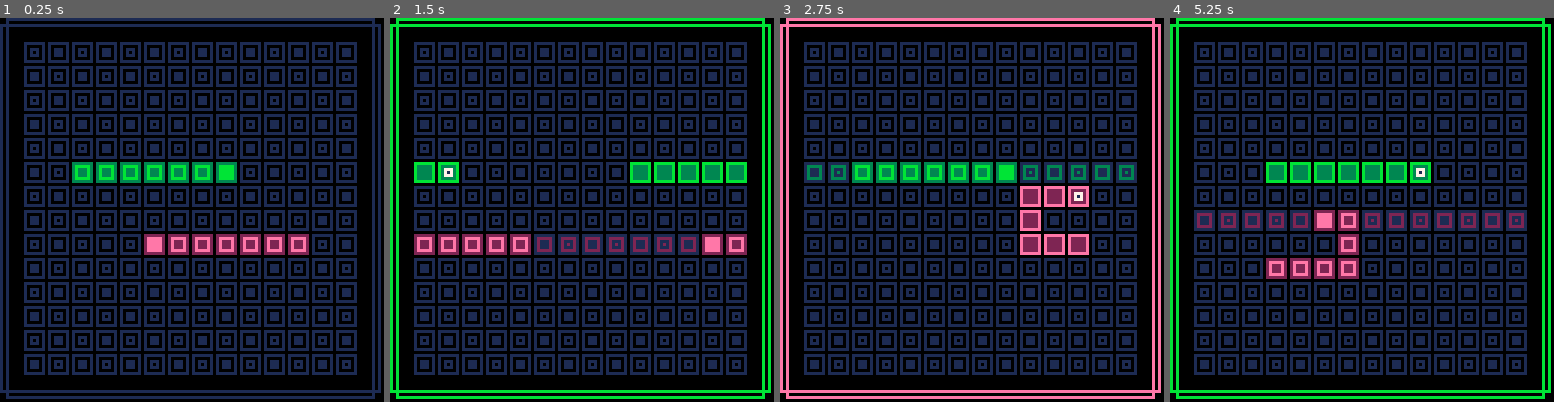
Above: before the commit, frames 1-4 (left to right).
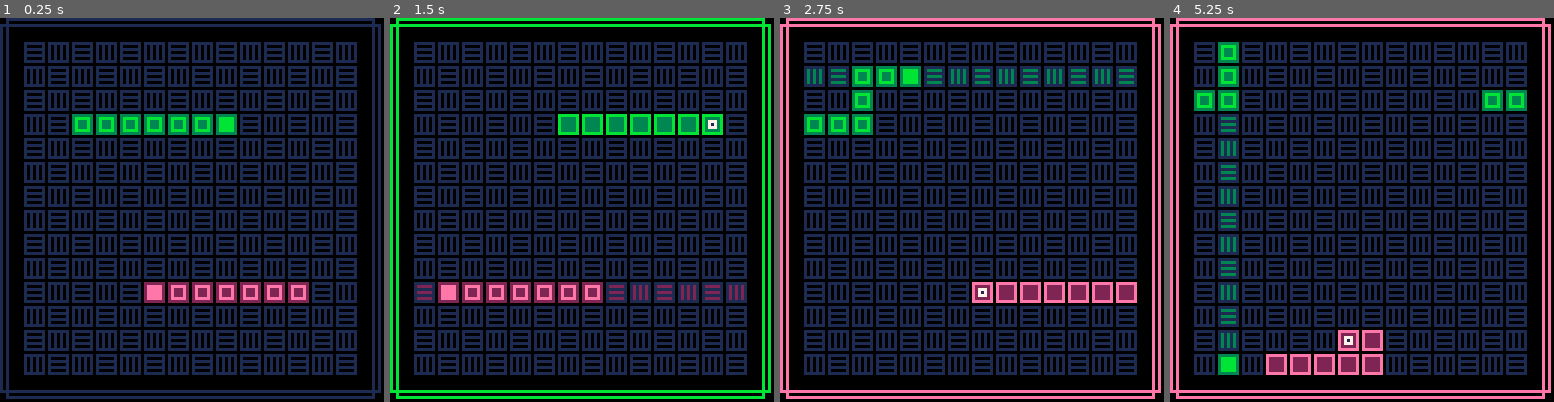
Above: after the commit, the same moments.

Repository: alxgnon/pico-8
Game: PICO-8 cartridge duoboros.p8
Two runs of this game, one before a commit and one after it. Both use one fixed random seed, a clock stepped at 60 frames per second and the inputs below.
Inputs:
- Up to frame 1 (0.25 s): no input
- Up to frame 2 (1.5 s): tap X (X key) at 0.33, 1.07 s; tap O (Z key) at 0.7 s
- Up to frame 3 (2.75 s): hold Right 1.6-2.1 s; tap O (Z key) at 1.7, 2.1, 2.5 s; tap X (X key) at 1.85 s; hold Up 2.15-2.42 s; hold Right from 2.47 s (still down)
- Up to frame 4 (5.25 s): tap O (Z key) every 0.4 s from 2.9 to 4.9 s; tap X (X key) at 2.97, 4.08, 5.2 s; release Right at 3.03 s; hold Left 3.08-3.58 s; hold Down 3.63-3.97 s; hold Right 4.02-4.68 s; hold Up 4.73-5.03 s; hold Left from 5.08 s (still down)

The runs differ from the first frame. In frame 1, 15% of the frame differs, in the area x 7-93%, y 7-93%; in frame 2, 16%; in frame 3, 16%; in frame 4, 23%, in the area x 0-100%, y 0-100%.

Commit message:
playable duoboros

Diff:
--- a/duoboros.p8
+++ b/duoboros.p8
@@ -37,10 +37,9 @@
 	, ruler = draw_ruler
 
 	, collide = collide_snake
-	, headheadcols = {}
-	, headtailcols = {}
-	, tailheadcols = {}
-	, tailtailcols = {}
+	, headheadcol = nil
+	, headtailcol = nil
+	, tailheadcol = nil
 	}
 
 	for i=6,1,-1 do
@@ -54,7 +53,11 @@
 function move_snake(a)
 	a.dx,a.dy=a.ddx,a.ddy
 	add(a.tail,{x=a.x,y=a.y})
-	del(a.tail,a.tail[1])
+	if not a.omnomnom then
+		del(a.tail,a.tail[1])
+	else
+		a.omnomnom = false
+	end
 	a.x = (a.x+a.dx)%14
 	a.y = (a.y+a.dy)%14
 end
@@ -80,27 +83,20 @@
 	for b in all(a.tail) do
 		-- tail head
 		if collides(b, other) then
-			add(a.tailheadcols, b)
+			a.tailheadcol = other
 			goto next
 		end
-		-- tail tail
-		for c in all(other.tail) do
-			if collides(b, c) then
-				add(a.tailtailcols, b)
-				goto next
-			end
-		end
 		::next::
 	end
 	-- head head
 	if collides(a, other) then
-		add(a.headheadcols, a)
+		a.headheadcol = other
 		return
 	end
 	-- head tail
 	for c in all(other.tail) do
 		if collides(a, c) then
-			add(a.headtailcols, a)
+			a.headtailcol = c
 			return
 		end
 	end
@@ -116,22 +112,6 @@
 	for b in all(a.tail) do
 		spr(frame+1,
 		flr(b.x+1)*8,flr(b.y+1)*8)
-	end
-end
-
-function draw_fuse(a)
-	local frame = a.frame
-	for b in all(a.tailheadcols) do
-		spr(a.frame+5,flr(b.x+1)*8,flr(b.y+1)*8)
-	end
-	for b in all(a.tailtailcols) do
-		spr(a.frame+5,flr(b.x+1)*8,flr(b.y+1)*8)
-	end
-	for b in all(a.headheadcols) do
-		spr(a.frame+4,flr(b.x+1)*8,flr(b.y+1)*8)
-	end
-	for b in all(a.headtailcols) do
-		spr(a.frame+4,flr(b.x+1)*8,flr(b.y+1)*8)
 	end
 end
 
@@ -146,17 +126,47 @@
 end
 
 function _init()
+	pal()
 	pal(4, 0)
-	rosee = snake(rose,5,8,-1)
-	verte = snake(vert,8,5,1)
+	curr=nil
+	rosee = snake(rose,5,10,-1)
+	verte = snake(vert,8,3,1)
 end
 
 function switch()
-	if btn"4" then
-		curr = rosee
-	elseif btn"5" then
-		curr = verte
-	end
+	if curr == false then
+		if (btn"5") _init()
+		return
+	end
+
+	if not btn"4" then
+		hold4 = false
+	elseif not hold4 and btn"4" then
+		hold4 = true
+		if (not curr) curr = rosee
+		curr = other(curr)
+	end
+end
+
+function react(a)
+	if a.headheadcol or a.tailheadcol then
+		gameover()
+		return
+	end
+
+	if a.headtailcol then
+		del(other(a).tail,a.headtailcol)
+		a.headtailcol = nil
+		a.omnomnom = true
+	end
+end
+
+function gameover()
+	curr = false
+	pal(11,6)
+	pal(3,5)
+	pal(14,6)
+	pal(2,5)
 end
 
 t = 0
@@ -166,7 +176,8 @@
 	if t % 5 == 0 then
 		rosee:move()
 		verte:move()
-		rosee:collide()
+		curr:collide()
+		react(curr)
 	end
 end
 
@@ -184,166 +195,182 @@
 function _draw()
 	cls()
 	draw_border()
-	if other(curr) then
-		other(curr):ruler()
-	end
+	local other = other(curr)
+	if (other) other:ruler()
 	map(0,0,0,0,128,128)
-	rosee:draw()
-	verte:draw()
-	draw_fuse(rosee)
-end
-…(139 lines of a section not shown)…
+	if other then
+		other:draw()
+		curr:draw()
+	else
+		rosee:draw()
+		verte:draw()
+		spr(005,
+		flr(rosee.x+1)*8,flr(rosee.y+1)*8)
+	end
+end
+…(147 lines of a section not shown)…
+__gff__
+0000000000000000000000000000000000000040400000000040400000000000000000000000000000000000000000000000000000000000000000000000000000000000000000000000000000000000000000000000000000000000000000000000000000000000000000000000000000000000000000000000000000000000
+0000000000000000000000000000000000000000000000000000000000000000000000000000000000000000000000000000000000000000000000000000000000000000000000000000000000000000000000000000000000000000000000000000000000000000000000000000000000000000000000000000000000000000
 __map__
 0000000000000000000000000000000000000000000000000000000000000000000000000000000000000000000000000000000000000000000000000000000000000000000000000000000000000000000000000000000000000000000000000000000000000000000000000000000000000000000000000000000000000000
-0001020102010201020102010201020000000000000000000000000000000000000000000000000000000000000000000000000000000000000000000000000000000000000000000000000000000000000000000000000000000000000000000000000000000000000000000000000000000000000000000000000000000000
-0002010201020102010201020102010000000000000000000000000000000000000000000000000000000000000000000000000000000000000000000000000000000000000000000000000000000000000000000000000000000000000000000000000000000000000000000000000000000000000000000000000000000000
-0001020102010201020102010201020000000000000000000000000000000000000000000000000000000000000000000000000000000000000000000000000000000000000000000000000000000000000000000000000000000000000000000000000000000000000000000000000000000000000000000000000000000000
-0002010201020102010201020102010000000000000000000000000000000000000000000000000000000000000000000000000000000000000000000000000000000000000000000000000000000000000000000000000000000000000000000000000000000000000000000000000000000000000000000000000000000000
-0001020102010201020102010201020000000000000000000000000000000000000000000000000000000000000000000000000000000000000000000000000000000000000000000000000000000000000000000000000000000000000000000000000000000000000000000000000000000000000000000000000000000000
-0002010201020102010201020102010000000000000000000000000000000000000000000000000000000000000000000000000000000000000000000000000000000000000000000000000000000000000000000000000000000000000000000000000000000000000000000000000000000000000000000000000000000000
-0001020102010201020102010201020000000000000000000000000000000000000000000000000000000000000000000000000000000000000000000000000000000000000000000000000000000000000000000000000000000000000000000000000000000000000000000000000000000000000000000000000000000000
-0002010201020102010201020102010000000000000000000000000000000000000000000000000000000000000000000000000000000000000000000000000000000000000000000000000000000000000000000000000000000000000000000000000000000000000000000000000000000000000000000000000000000000
-0001020102010201020102010201020000000000000000000000000000000000000000000000000000000000000000000000000000000000000000000000000000000000000000000000000000000000000000000000000000000000000000000000000000000000000000000000000000000000000000000000000000000000
-0002010201020102010201020102010000000000000000000000000000000000000000000000000000000000000000000000000000000000000000000000000000000000000000000000000000000000000000000000000000000000000000000000000000000000000000000000000000000000000000000000000000000000
-0001020102010201020102010201020000000000000000000000000000000000000000000000000000000000000000000000000000000000000000000000000000000000000000000000000000000000000000000000000000000000000000000000000000000000000000000000000000000000000000000000000000000000
-0002010201020102010201020102010000000000000000000000000000000000000000000000000000000000000000000000000000000000000000000000000000000000000000000000000000000000000000000000000000000000000000000000000000000000000000000000000000000000000000000000000000000000
-0001020102010201020102010201020000000000000000000000000000000000000000000000000000000000000000000000000000000000000000000000000000000000000000000000000000000000000000000000000000000000000000000000000000000000000000000000000000000000000000000000000000000000
-0002010201020102010201020102010000000000000000000000000000000000000000000000000000000000000000000000000000000000000000000000000000000000000000000000000000000000000000000000000000000000000000000000000000000000000000000000000000000000000000000000000000000000
+0001020102010201020102010201020000010201020113141414020102010200000000000000000000000000000000000000000000000000000000000000000000000000000000000000000000000000000000000000000000000000000000000000000000000000000000000000000000000000000000000000000000000000
+000201020102010201020102010201000002010201021a1a1a19010201020100000000000000000000000000000000000000000000000000000000000000000000000000000000000000000000000000000000000000000000000000000000000000000000000000000000000000000000000000000000000000000000000000
+0001020102010201020102010201020000010201021314141401020102010200000000000000000000000000000000000000000000000000000000000000000000000000000000000000000000000000000000000000000000000000000000000000000000000000000000000000000000000000000000000000000000000000
+00020102010201020102010201020100000201020102011a1a1a190201020100000000000000000000000000000000000000000000000000000000000000000000000000000000000000000000000000000000000000000000000000000000000000000000000000000000000000000000000000000000000000000000000000
+0001020102010201020102010201020000010201131414140201020102010200000000000000000000000000000000000000000000000000000000000000000000000000000000000000000000000000000000000000000000000000000000000000000000000000000000000000000000000000000000000000000000000000
+0002010201020102010201020102010000020102010201021a1a1a1901020100000000000000000000000000000000000000000000000000000000000000000000000000000000000000000000000000000000000000000000000000000000000000000000000000000000000000000000000000000000000000000000000000
+0001020102010201020102010201020000010213141414010201020102010200000000000000000000000000000000000000000000000000000000000000000000000000000000000000000000000000000000000000000000000000000000000000000000000000000000000000000000000000000000000000000000000000
+000201020102010201020102010201000002010201020102011a1a1a19020100000000000000000000000000000000000000000000000000000000000000000000000000000000000000000000000000000000000000000000000000000000000000000000000000000000000000000000000000000000000000000000000000
+0001020102010201020102010201020000011314141402010201020102010200000000000000000000000000000000000000000000000000000000000000000000000000000000000000000000000000000000000000000000000000000000000000000000000000000000000000000000000000000000000000000000000000
+00020102010201020102010201020100000201020102010201021a1a1a190100000000000000000000000000000000000000000000000000000000000000000000000000000000000000000000000000000000000000000000000000000000000000000000000000000000000000000000000000000000000000000000000000
+0001020102010201020102010201020000131414140102010201020102010200000000000000000000000000000000000000000000000000000000000000000000000000000000000000000000000000000000000000000000000000000000000000000000000000000000000000000000000000000000000000000000000000
+0002010201020102010201020102010000020102010201020102011a1a1a1900000000000000000000000000000000000000000000000000000000000000000000000000000000000000000000000000000000000000000000000000000000000000000000000000000000000000000000000000000000000000000000000000
+0001020102010201020102010201020000010201020102010201020102010200000000000000000000000000000000000000000000000000000000000000000000000000000000000000000000000000000000000000000000000000000000000000000000000000000000000000000000000000000000000000000000000000
+0002010201020102010201020102010000020102010201020102010201020100000000000000000000000000000000000000000000000000000000000000000000000000000000000000000000000000000000000000000000000000000000000000000000000000000000000000000000000000000000000000000000000000
Not shown, changed: 21 lines of the sprite sheet (__gfx__) section of duoboros.p8
